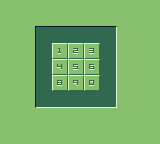
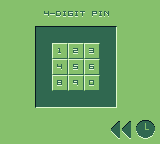
Two versions of the same layered image (160px x 144px). Layer-by-layer changes:
painted on "Books #1" over [44,11,155,139]
